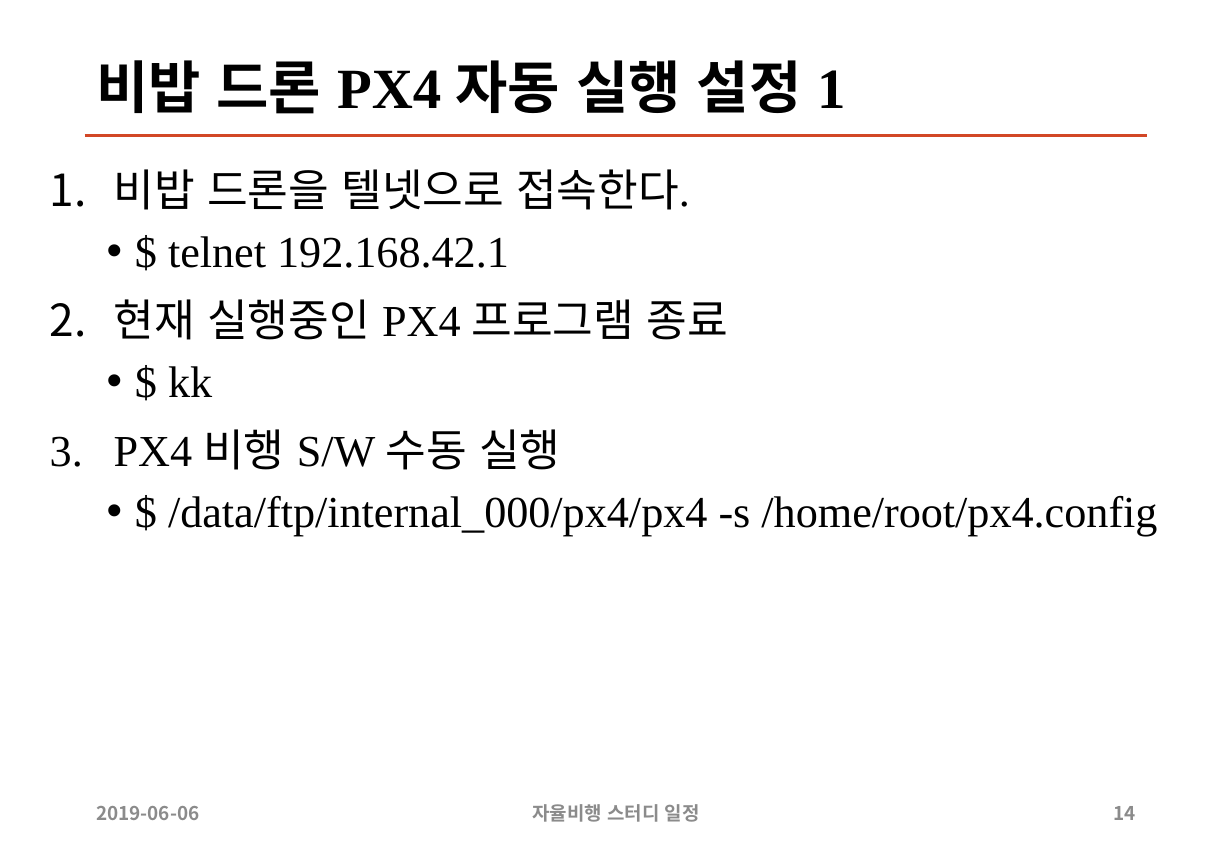
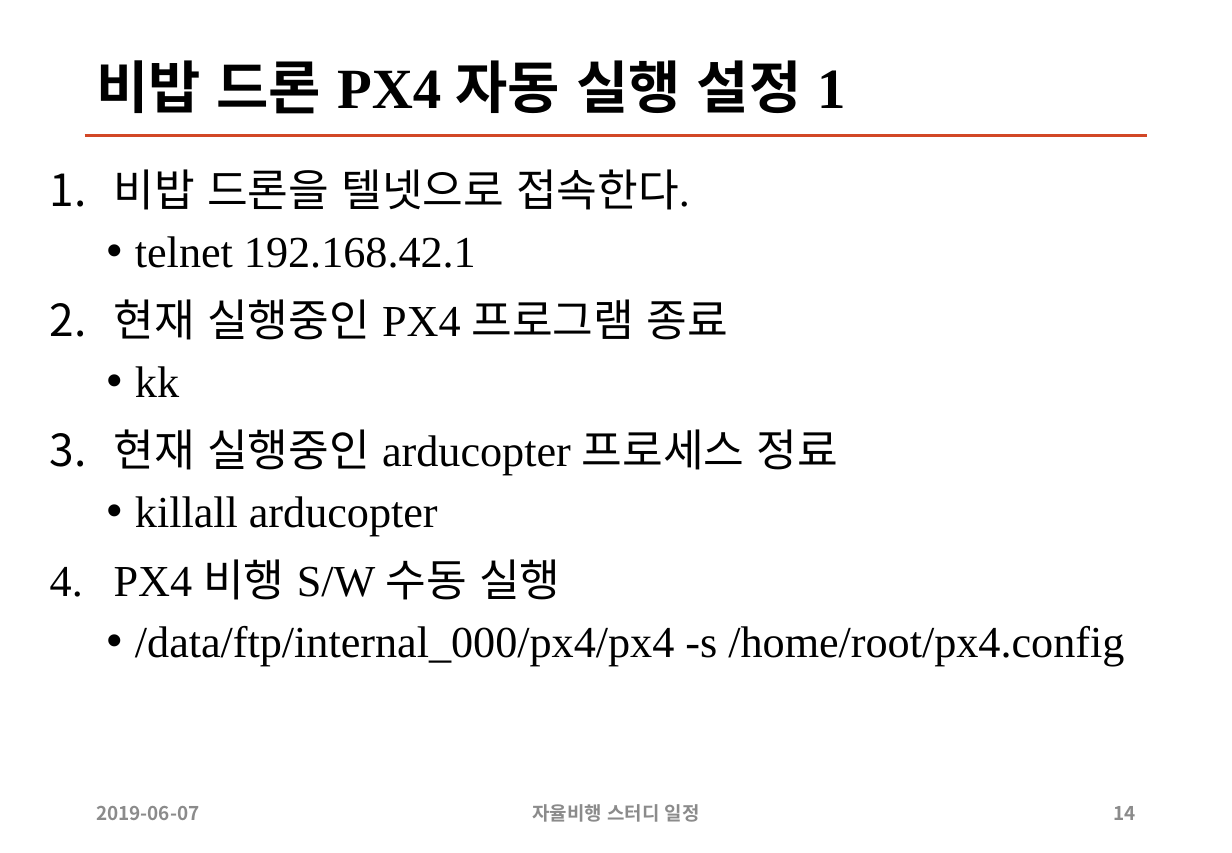
Before and after one commit to sunabove/autopilot_doc, a slide deck: slide 14 of 104 자율비행 스터디/910606 Bebop 드론 PX4 주행 프로그램 업로드.pptx. Drawn at 1232x853 pixels with LibreOffice and Linux fonts; fonts in the diff are those of the drawing. Boxes give left, top, right and bottom in pixels: in the first picture for what was removed or moved away, otherwise in the second. Text is boxed around its words. In the diff, an @@ line names an element or a change of style, - is before the commit and + after.

```diff
--- a/104 자율비행 스터디/910606 Bebop 드론 PX4 주행 프로그램 업로드.pptx
+++ b/104 자율비행 스터디/910606 Bebop 드론 PX4 주행 프로그램 업로드.pptx
@@ text at [135, 236, 476, 268]: text changed @@
-  • $ telnet 192.168.42.1
+  • telnet 192.168.42.1
@@ text at [114, 366, 838, 536]: text changed @@
-  • $ kk
+  • kk
+3. 현재 실행중인 arducopter 프로세스 정료
+  • killall arducopter
@@ text at [135, 626, 1124, 666]: text changed @@
-  • $ /data/ftp/internal_000/px4/px4 -s /home/root/px4.config
+  • /data/ftp/internal_000/px4/px4 -s /home/root/px4.config
@@ text at [96, 806, 199, 820]: text changed @@
-2019-06-06
+2019-06-07
```
Also in this commit, not shown: 18 other slides changed, 3 other files.
